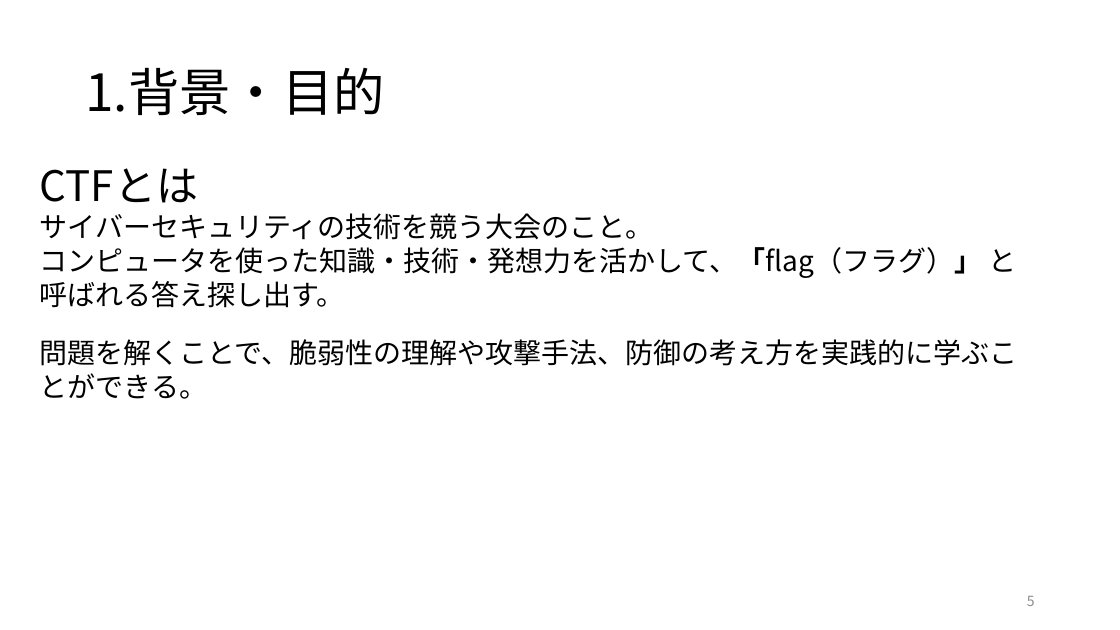
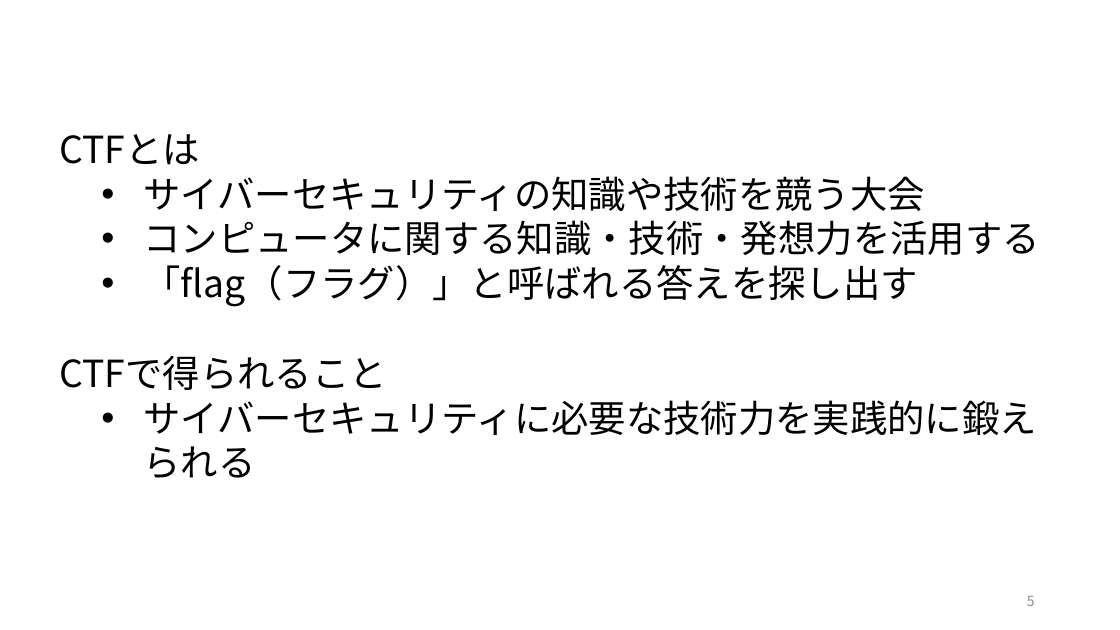
Before and after one commit to kuwaChang/kuwaCTF, a slide deck: slide 5 of 2026-07-15-j123109-桑原光太朗.pptx. Drawn at 1120x630 pixels with LibreOffice and Linux fonts; fonts in the diff are those of the drawing. Boxes give left, top, right and bottom in pixels: in the first picture for what was removed or moved away, otherwise in the second. Text is boxed around its words. In the diff, an @@ line names an element or a change of style, - is before the commit and + after.

```diff
--- a/2026-07-15-j123109-桑原光太朗.pptx
+++ b/2026-07-15-j123109-桑原光太朗.pptx
@@ title removed at [85,67,384,115] @@
-1.背景・目的
@@ text "CTFとは": place and size @@
-text "CTFとは" at [40,168,1018,399]
+text "CTFとは" at [59,134,1039,478]
@@ text at [59,134,200,165]: size 36 to 32 pt in "CTFとは" @@
@@ text at [59,176,1039,478]: text changed; size 24 to 32 pt @@
-サイバーセキュリティの技術を競う大会のこと。
-コンピュータを使った知識・技術・発想力を活かして、「flag（フラグ）」 と呼ばれる答え探し出す。
-問題を解くことで、脆弱性の理解や攻撃手法、防御の考え方を実践的に学ぶことができる。
+  • サイバーセキュリティの知識や技術を競う大会
+  • コンピュータに関する知識・技術・発想力を活用する
+  • 「flag（フラグ）」と呼ばれる答えを探し出す
+CTFで得られること
+  • サイバーセキュリティに必要な技術力を実践的に鍛えられる
```
Also in this commit, not shown: 6 other slides changed, 11 other files.
